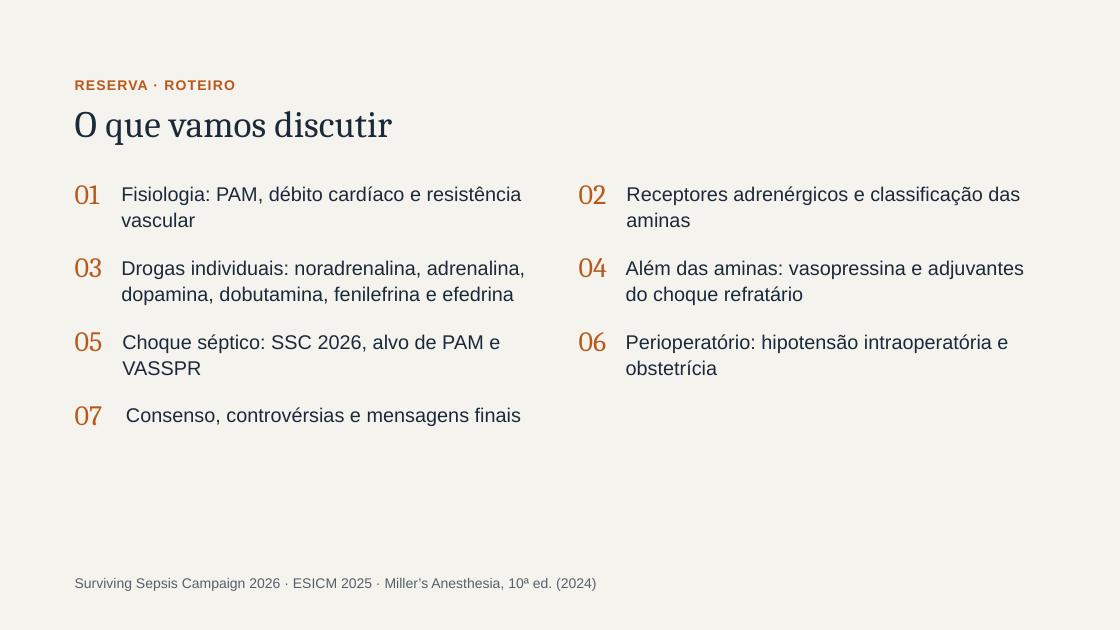
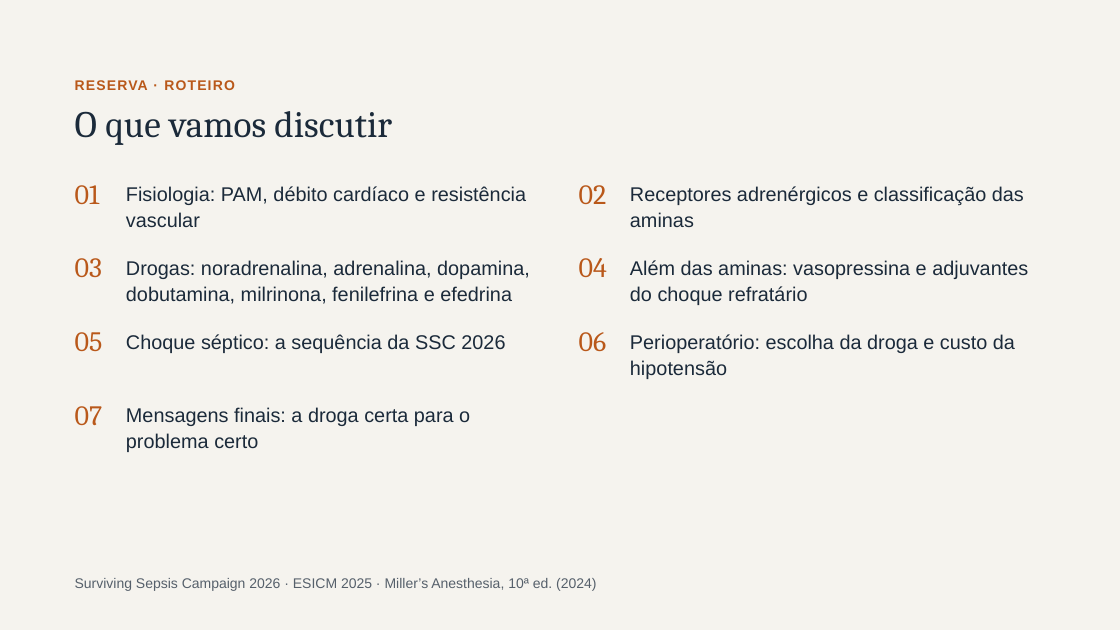
Before and after one commit to brunomoraesdubois-bit/Bruno, a slide deck: slide 27 of apresentacao/Aminas_Vasoativas.pptx. Drawn at 1120x630 pixels with LibreOffice and Linux fonts; fonts in the diff are those of the drawing. Boxes give left, top, right and bottom in pixels: in the first picture for what was removed or moved away, otherwise in the second. Text is boxed around its words. In the diff, an @@ line names an element or a change of style, - is before the commit and + after.

```diff
--- a/apresentacao/Aminas_Vasoativas.pptx
+++ b/apresentacao/Aminas_Vasoativas.pptx
@@ text "Fisiologia: PAM, débito cardíaco e ...": place and size @@
-text "Fisiologia: PAM, débito cardíaco e ..." at box(121, 186, 522, 227)
+text "Fisiologia: PAM, débito cardíaco e ..." at box(126, 186, 526, 227)
@@ text "Receptores adrenérgicos e classificação das ...": place and size @@
-text "Receptores adrenérgicos e classificação das ..." at box(626, 186, 1020, 227)
+text "Receptores adrenérgicos e classificação das ..." at box(630, 186, 1024, 227)
@@ text at box(126, 260, 530, 304): text changed @@
-Drogas individuais: noradrenalina, adrenalina, dopamina, dobutamina, fenilefrina e efedrina
+Drogas: noradrenalina, adrenalina, dopamina, dobutamina, milrinona, fenilefrina e efedrina
@@ text "Além das aminas: vasopressina e ...": place and size @@
-text "Além das aminas: vasopressina e ..." at box(626, 260, 1024, 305)
+text "Além das aminas: vasopressina e ..." at box(630, 260, 1028, 305)
@@ text at box(126, 334, 505, 353): text changed @@
-Choque séptico: SSC 2026, alvo de PAM e VASSPR
+Choque séptico: a sequência da SSC 2026
@@ text at box(630, 334, 1015, 379): text changed @@
-Perioperatório: hipotensão intraoperatória e obstetrícia
+Perioperatório: escolha da droga e custo da hipotensão
@@ text at box(126, 407, 470, 452): text changed @@
-Consenso, controvérsias e mensagens finais
+Mensagens finais: a droga certa para o problema certo
```
Also in this commit, not shown: 13 other slides changed, 3 slides added, 3 slides removed, 22 other files.
